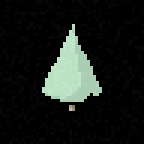
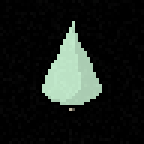
The second 144px x 144px image is a revision of the first. Changes to its layers:
painted on "Edge" over [42, 21, 102, 108]
painted on "Tree copy" over [45, 87, 96, 105]
painted on "Tree" over [48, 21, 78, 105]
added layer "Shadow copy" (40%) above "Shadow" over [42, 72, 102, 111]
hid "Shadow", painted on it over [42, 84, 102, 111]
